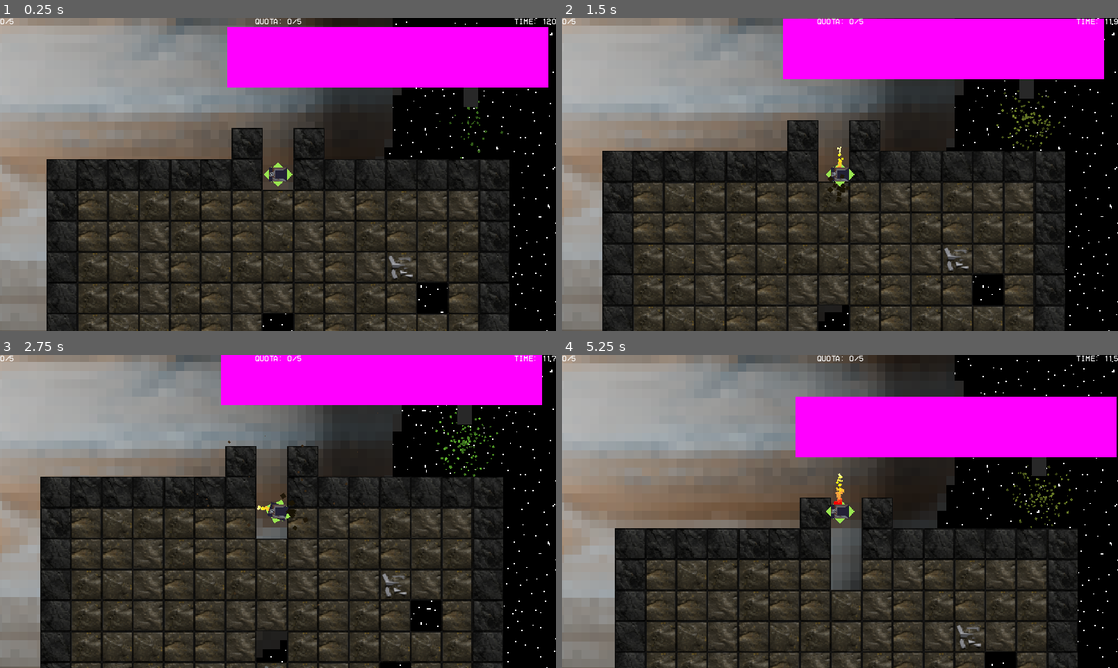
Above: before the commit, frames 1-4 (two rows, left to right).
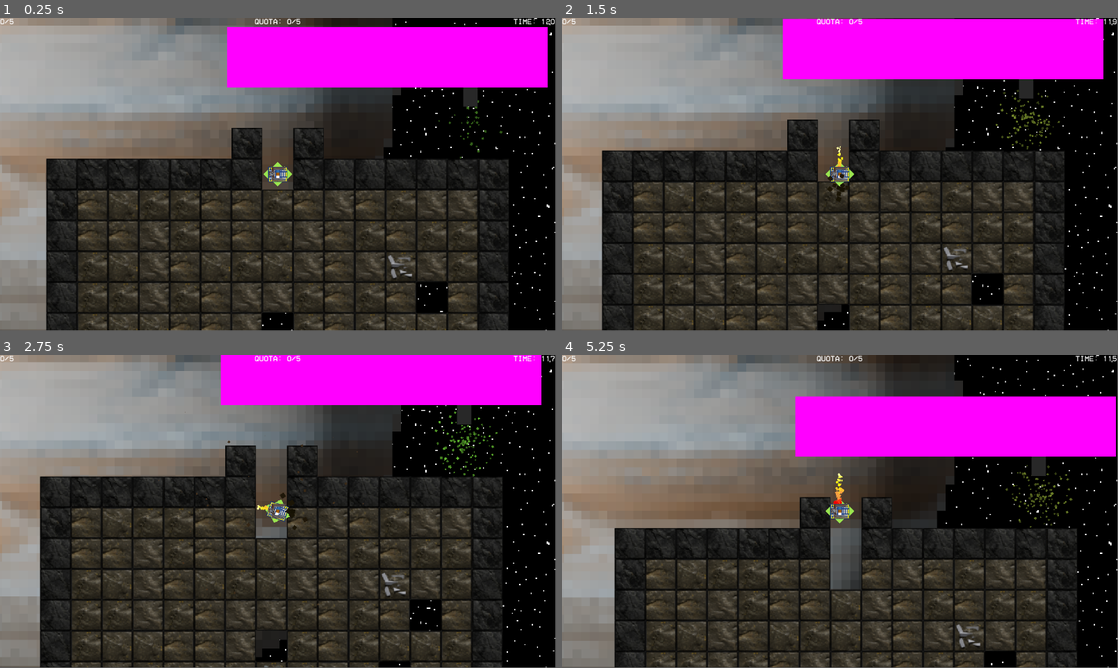
Above: after the commit, the same moments.

Repository: MissionToPsyche-Iridium/iridium_21q_web_game-csu
Game: Godot game, scene res://Scenes/pre.tscn
Same seed, same stepped clock (60 frames per second), same inputs: the game is played once before the commit and once after it.
Inputs (mouse positions are in pixels of both pictures, inside the frame that each line leads up to):
- Up to frame 1 (0.25 s): no input
- Up to frame 2 (1.5 s): move the mouse to (962, 158) at 0.52 s; hold D (right) 0.53-1.28 s; tap Space (Leave) at 0.6, 1.35 s; move the mouse to (728, 190) at 1.27 s; hold S (down) from 1.28 s (still down)
- Up to frame 3 (2.75 s): move the mouse to (333, 442) at 2.02 s; release S (down) at 2.03 s; hold D (right) from 2.03 s (still down); tap Space (Leave) at 2.1 s
- Up to frame 4 (5.25 s): move the mouse to (812, 574) at 2.77 s; release D (right) at 2.78 s; hold W (up) 2.78-3.53 s; tap Space (Leave) every 0.75 s from 2.85 to 5.1 s; move the mouse to (1006, 558) at 3.52 s; hold A (left) 3.53-5.03 s; move the mouse to (673, 464) at 4.27 s; move the mouse to (867, 511) at 5.02 s; hold S (down) from 5.03 s (still down)
In our replay, the window is 800x450 before the commit and 799x449 after it. These sizes can differ from the game's own. Grey fills any space a smaller window leaves; there, only what the larger window draws over its background counts as a difference.

The runs differ from the first frame. In frame 1, 2.8% of the frame differs, in the area x 0-100%, y 0-100%; in frame 2, 3.0%; in frame 3, 3.2%; in frame 4, 2.9%.

Commit message:
Stackable item var, game master tweeks, requiredlabel now glows green when required <= collected.

Diff:
--- a/Assets/items/Passive/LuckyEgg.gd
+++ b/Assets/items/Passive/LuckyEgg.gd
@@ -8,6 +8,7 @@
 	effecttext = ["[color=green]+2%[/color] Luck"]
 	rarity = 0
 	sprite = preload("res://Assets/items/images/LuckyEgg.png")
+	maxstacks = -1
 	price = 3
 
 
--- a/Assets/items/Passive/SharpWheel.gd
+++ b/Assets/items/Passive/SharpWheel.gd
@@ -8,6 +8,7 @@
 	effecttext = ["[color=green]+5%[/color] Drill Speed"]
 	rarity = 0
 	sprite = null
+	maxstacks = -1
 	price = 3
 
 
--- a/Assets/items/Passive/WeightedCoin.gd
+++ b/Assets/items/Passive/WeightedCoin.gd
@@ -8,6 +8,7 @@
 	effecttext = ["[wave amp=50 freq=5 connected=1][color=#2d00e5]x2[/color][/wave] current luck"]
 	rarity = 3
 	sprite = null
+	maxstacks = 1
 	price = 15
 
 
--- a/Assets/items/base/item.gd
+++ b/Assets/items/base/item.gd
@@ -8,14 +8,16 @@
 @export var tooltip: String #Tooltip shown on hover.
 @export var rarity: int # 0 = Common, 1 = Uncommon, 2 = Rare, 3 = Legendary.
 @export var price: int #Price of item
+@export var maxstacks: int #if stackable = true, what are the max stacks of the item? -1 = no limit.
 @export var sprite: Texture2D #Image of the item.
 
-func _init(p_name: String, p_tooltip: String, p_rarity: int, p_price: int, p_sprite: Texture2D) -> void:
+func _init(p_name: String, p_tooltip: String, p_rarity: int, p_price: int, p_stackable: bool, p_maxstacks: int, p_sprite: Texture2D) -> void:
 	name = p_name
 	tooltip = p_tooltip
 	rarity = p_rarity
 	price = p_price
 	sprite = p_sprite
+	maxstacks = p_maxstacks
 
 func on_get(): #On buying.
 	print("ERROR: item has base the _on_get() function!")
--- a/Assets/items/base/itemdict.gd
+++ b/Assets/items/base/itemdict.gd
@@ -13,8 +13,20 @@
 func get_item_of_rarity_passive(rarity: int) -> Item:
 	var arr = []
 	for item: Item in passives:
-		if item.rarity == rarity:
-			arr.append(item)
+		if item.rarity == rarity: #If the item is of the requested rarity.
+			#Check to make sure we don't already have the max stacks of said item.
+			if item.maxstacks != -1: #If the item HAS a limit.
+				var count: int = 0
+				for obtained: Item in Dronestats.boughtitems: #For each obtained item in the bought items, see if the same is the same as the item we are rolling into.
+					if obtained.name == item.name: #If they have the same name.
+						count =+ 1
+				#After we go through all of the bought items.
+				if count >= item.maxstacks: #If we have already bought more then the stackable ammt, DONT append it to our arr.
+					pass
+				else:
+					arr.append(item)
+			else:#If we dont care about the stacks, b/c there is no limit.
+				arr.append(item)
 	if arr.size() == 0:
 		return passives[0] #Using lucky egg if it cant find any items of that rarity.
 	var roll: int = randi_range(0, arr.size()-1)
--- a/Objects/drone.tscn
+++ b/Objects/drone.tscn
@@ -74,8 +74,8 @@
 
 [node name="ShipBox" type="Sprite2D" parent="Sprites"]
 z_index = 1
-position = Vector2(9.53674e-07, 0)
-scale = Vector2(2.35938, 1.85105)
+position = Vector2(1, 0.499999)
+scale = Vector2(1.375, 1.21875)
 texture = ExtResource("1_oor70")
 
 [node name="DrillDown" type="Sprite2D" parent="Sprites"]
--- a/Objects/gui.tscn
+++ b/Objects/gui.tscn
@@ -84,6 +84,7 @@
 
 [node name="Label" type="Label" parent="VBoxContainer"]
 layout_mode = 2
+theme = ExtResource("1_h8xto")
 
 [node name="Required Label" type="Label" parent="."]
 anchors_preset = 5
--- a/project.godot
+++ b/project.godot
@@ -27,10 +27,6 @@
 Settings="*res://scripts/settings.gd"
 Itemdict="*res://Assets/items/base/itemdict.gd"
 CurrencyManager="*res://scripts/CurrencyManager.gd"
-
-[display]
-
-window/stretch/mode="canvas_items"
 
 [dotnet]
 
--- a/scripts/dronestats.gd
+++ b/scripts/dronestats.gd
@@ -2,7 +2,6 @@
 
 #Almost every game object pulls from here.
 #Editing these values changes there values.
-
 @onready var grabbercooldown: int = 60 #Frames inbetween grabs 30 per sec, 60 = 2 sec. (def = 2) TODO
 @onready var grabberspeed: float = 0.04 #how fast the grabber moves when grabbing something. (def 0.04)
 @onready var grabberrange: int = 128 #How big the radius for the grbaber is (def 128px)
@@ -16,6 +15,10 @@
 
 @onready var rerollcost: int = 5 #Base reroll cost, inc by 2 every reroll.
 @onready var rerollinc: int = 2 #Inc reroll cost.
+
+@onready var boughtitems: Array = [] #Array of every item the player owns.
+#Mostly need this to make sure we respect stack limits, opens design space, etc...
+
 
 func get_list_of_stats() -> Dictionary:
 	#Returns a dict list of names and values of all drone stats.
--- a/scripts/gamemaster.gd
+++ b/scripts/gamemaster.gd
@@ -40,17 +40,17 @@
 				7: 0
 				}
 		},
-	3: {
+	3: {#Less time, bigger mine, more ores, higher required.
 		"sizex": 20,
 		"sizey": 20,
 		"time": 105,
 		"required": 10,
 		"oredict": {
 				0: 10,
-				2: 8,
-				3: 5,
-				5: 3,
-				6: 1,
+				2: 6,
+				3: 8,
+				5: 0,
+				6: 0,
 				7: 0
 				}
 		}
@@ -84,9 +84,9 @@
 	#A lot of things require this to be set, setting this here.
 
 func leave_pre(): #Called when the player leaves the main scene. AKA leaves when pressing space on mothership.
-	#NOTE: this function will only be allowed to be called by mothership if the player meets the required scrap.
-	#NOTE: this means the player must wait for the tube to move enough ore to
-	#Move all items inside drone to ship.
+	#NOTE: this function will only be allowed to be called by mothership if the player meets the required scrap value.
+	#NOTE: this means the player must wait for the tube to move enough ore to the mothership, could be bad design, needs playtesting.
+	#Move all items inside drone to ship. This is just so the player doesn't NEED to wait till the very end as long as the required scrap is met.
 	for item in Inventory.inventorydrone:
 		Inventory.inventoryship.append(item)
 		Inventory.inventorydrone.erase(item)
@@ -100,7 +100,3 @@
 
 func leave_title(): #Called when we leave the title screen.
 	pass
-
-func inc_day(): #incs the day by one, updating any values.
-
-	pass
--- a/scripts/gui/requiredlabel.gd
+++ b/scripts/gui/requiredlabel.gd
@@ -10,3 +10,5 @@
 
 func _on_balance_changed():
 	text = "Quota: " + str(CurrencyManager.get_balance()) + "/" + str(Gamemaster.diffdict[Gamemaster.day]['required'])
+	if CurrencyManager.get_balance() >= Gamemaster.diffdict[Gamemaster.day]['required']:
+		set("theme_override_colors/font_color", Color(0.44, 0.846, 0.337))
Binary file changed: Assets/shiptemp.png
